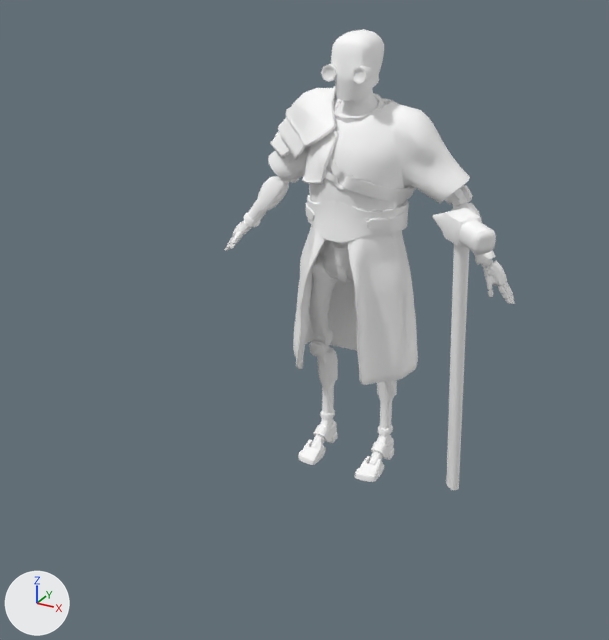
One commit to the FBX model Assets/LocalAsset/Model/NPC/blackSmith/idle_blackSmith.fbx: the scene before it, then after it.
One viewpoint serves both versions: a camera (50 mm lens) standing at (0.138, -0.292, 0.207) and looking at (-0.004, -0.035, 0.078). The axes (+X, +Y, +Z) are drawn at lower left. The lights are the same throughout. Where no turn or scale is listed for an object, it has been applied to the vertices.

Objects in the first picture: 'Hammer_Sledge02', 'blackSmit_Rig:Armor_shoulder', 'blackSmit_Rig:Belt', 'blackSmit_Rig:Coat2', 'blackSmit_Rig:Robot2'.
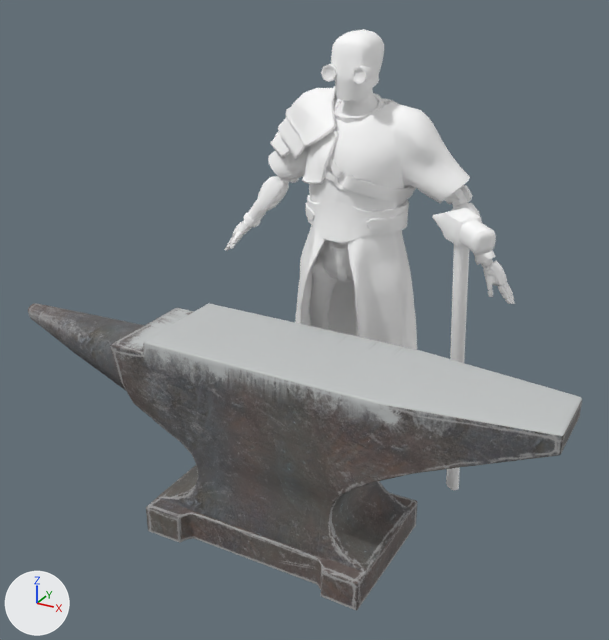
What changed in the scene script:
```text
Add img_anvil_basecolor_png:
    img_anvil_basecolor_png = load_image('Anvil_BaseColor.png', 'Textures/Anvil/Anvil_BaseColor.png', 2048, 2048, 'sRGB')
Add img_anvil_metallic_png:
    img_anvil_metallic_png = load_image('Anvil_Metallic.png', 'Textures/Anvil/Anvil_Metallic.png', 2048, 2048, 'sRGB')
Add mat_phong6:
    mat_phong6 = bpy.data.materials.new('phong6')
    # uses the picture img_anvil_basecolor_png
    # uses the picture img_anvil_metallic_png
Add me_mesh_005:
    me_mesh_005.from_pydata(...)  # 910 vertices, 1816 faces; spans x -0.12..0.102, y -0.027..0.027, z 0.0..0.079
    me_mesh_005.materials.append(mat_phong6)
Add ob_anvil1:
    ob_anvil1 = bpy.data.objects.new('Anvil1', me_mesh_005)
    ob_anvil1.location = (0.0, -0.06, 0.0)
```

Location of each change, [x1, y1, x2, y2] in pixels of the pictures (609 x 640 px):
'Anvil1', added: after [28, 303, 582, 611]
